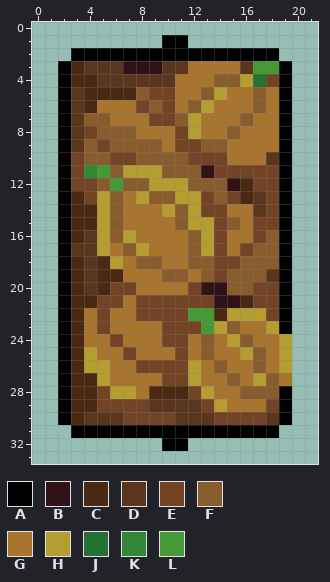
Pixel-art sprite, stored at Assets/Sprites/carWithPumkins/carWithPumkins.png. Above is the file before it was changed.
The file is 22x34 pixels.
Palette (. is transparent): A #000000  B #311219  C #4a2912  D #5a361e  E #734326  F #885c2d  G #a8742e  H #b69d32  J #297035  K #318734  L #479938
Now the later version:
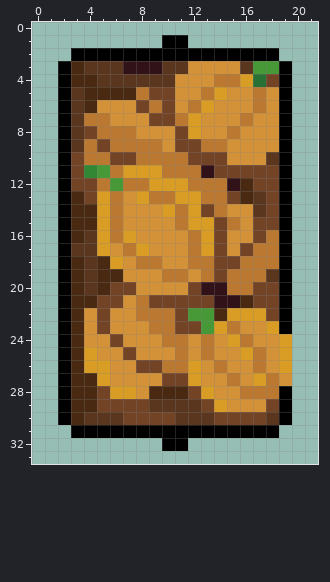
From old to new:
colour F: #885c2d -> #ba7831
colour G: #a8742e -> #d49238
colour H: #b69d32 -> #d99c25
y 13: x 13 E -> F
y 14: x 14 E -> F
y 21: x 8 E -> F
y 22: x 8..10 EEE -> FFF
y 23: x 9..10 GE -> FF
y 24: x 10..11 EE -> FF
y 25: x 11 E -> F
y 26: x 10..11 EE -> FF
Pixel boxes of the changes (left, top, right, bottom) in both pictures:
changed: (84, 61, 292, 412)
